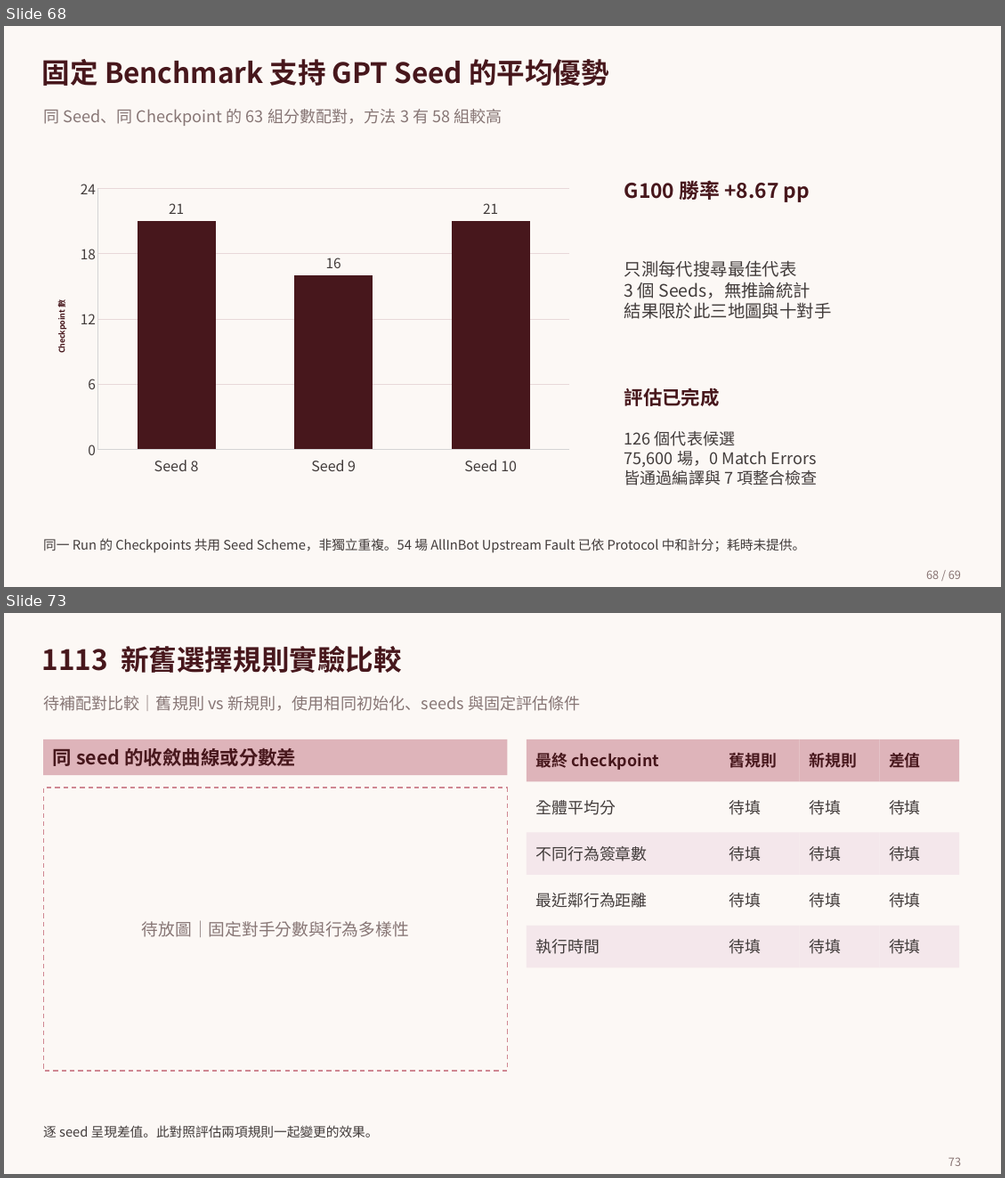
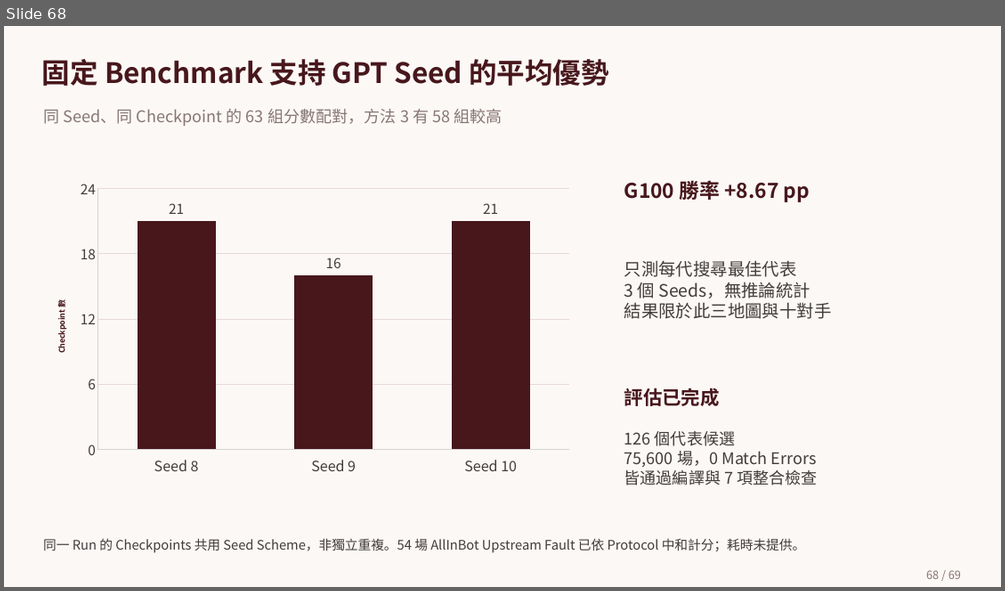
Before and after one commit to sophie8909/EAGLE, a slide deck: Meeting/deliverables/EAGLE.pptx. Shown one above the other, each under a label of ours: slides 68 and 73 before the commit, slide 68 after it; the slides between them are not shown. The pictures are 1005x1178 and 1005x591 pixels, drawn with LibreOffice and Linux fonts; fonts in the diff are those of the drawing; background and template pictures are left out. Boxes give left, top, right and bottom in pixels: in the first picture for what was removed or moved away, otherwise in the second. Text is boxed around its words. In the diff, an @@ line names an element or a change of style, - is before the commit and + after.

```diff
--- a/Meeting/deliverables/EAGLE.pptx
+++ b/Meeting/deliverables/EAGLE.pptx
@@ slide 73 removed at (4, 613, 1001, 1174), background picture (left out) @@
@@ text removed at (42, 646, 401, 673) @@
-1113 新舊選擇規則實驗比較
@@ text removed at (43, 695, 581, 711) @@
-待補配對比較｜舊規則 vs 新規則，使用相同初始化、seeds 與固定評估條件
@@ rectangle removed at (43, 739, 507, 775) @@
-同 seed 的收斂曲線或分數差
@@ rectangle removed at (526, 739, 720, 782) @@
-最終 checkpoint
@@ rectangle removed at (720, 739, 800, 782) @@
-舊規則
@@ rectangle removed at (800, 739, 880, 782) @@
-新規則
@@ rectangle removed at (879, 739, 959, 782) @@
-差值
@@ rectangle removed at (43, 787, 507, 1070) @@
-待放圖｜固定對手分數與行為多樣性
@@ rectangle removed at (526, 786, 720, 828) @@
-全體平均分
@@ rectangle removed at (720, 786, 800, 828) @@
-待填
@@ rectangle removed at (800, 786, 880, 828) @@
-待填
@@ rectangle removed at (879, 786, 959, 828) @@
-待填
@@ rectangle removed at (526, 832, 720, 875) @@
-不同行為簽章數
@@ rectangle removed at (720, 832, 800, 875) @@
-待填
@@ rectangle removed at (800, 832, 880, 875) @@
-待填
@@ rectangle removed at (879, 832, 959, 875) @@
-待填
@@ rectangle removed at (526, 879, 720, 922) @@
-最近鄰行為距離
@@ rectangle removed at (720, 879, 800, 922) @@
-待填
@@ rectangle removed at (800, 879, 880, 922) @@
-待填
@@ rectangle removed at (879, 879, 959, 922) @@
-待填
@@ rectangle removed at (526, 925, 720, 968) @@
-執行時間
@@ rectangle removed at (720, 925, 800, 968) @@
-待填
@@ rectangle removed at (800, 925, 880, 968) @@
-待填
@@ rectangle removed at (879, 925, 959, 968) @@
-待填
@@ text removed at (43, 1125, 379, 1137) @@
-逐 seed 呈現差值。此對照評估兩項規則一起變更的效果。
@@ page number removed at (948, 1157, 961, 1166) @@
-73
```
Also in this commit, not shown: 1 slide changed, 4 slides added, 1 other slide removed.
